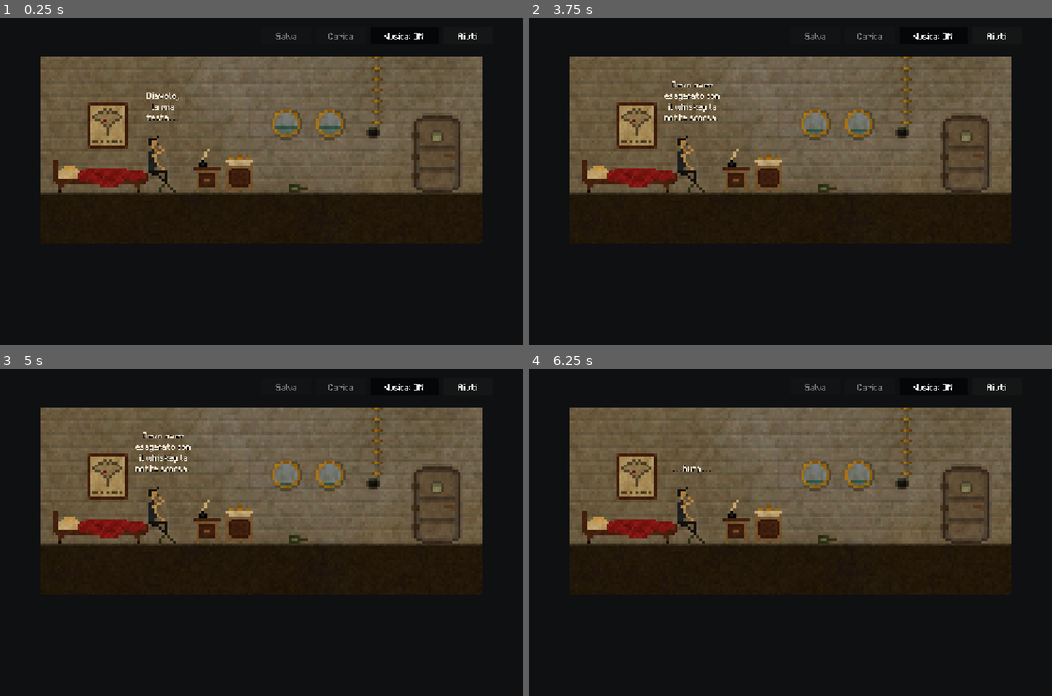
Above: before the commit, frames 1-4 (two rows, left to right).
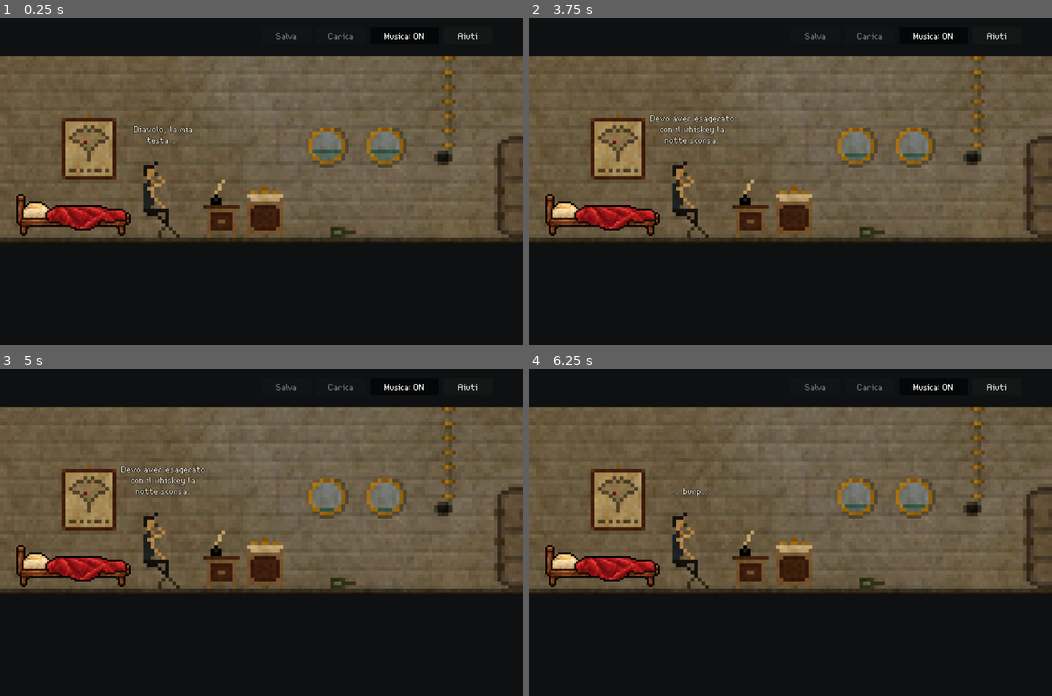
Above: after the commit, the same moments.

Repository: moloclab/1899-steam-and-spirit-godot
Game: Godot game, scene res://scenes/main.tscn
Two runs of this game, one before a commit and one after it. Both use one fixed random seed, a clock stepped at 60 frames per second and the inputs below.
Inputs (mouse positions are in pixels of both pictures, inside the frame that each line leads up to):
- Up to frame 1 (0.25 s): no input
- Up to frame 2 (3.75 s): click "Aiuti" at 0.5 s; click "Torna al gioco" at 1.25 s; click "Musica: ON" at 2 s; click "Musica: OFF" at 2.75 s; tap Enter at 3.5, 3.6 s; move the mouse to (905, 165) at 3.52 s; hold D from 3.53 s (still down); click (905, 165) at 3.67 s
- Up to frame 3 (5 s): tap Space at 4.25 s; move the mouse to (156, 548) at 4.27 s; release D at 4.28 s; tap E at 4.35 s
- Up to frame 4 (6.25 s): tap Enter at 5, 5.85 s; move the mouse to (842, 460) at 5.02 s; hold D from 5.03 s (still down); tap Tab at 5.1 s; tap Space at 5.75 s; move the mouse to (764, 597) at 5.77 s; click (764, 597) at 5.92 s

The runs differ from the first frame. In frame 1, 29% of the frame differs, in the area x 0-100%, y 4-69%; in frame 2, 29%; in frame 3, 29%; in frame 4, 28%.

Commit message:
style: aggiorna sprite e camminata di Churchill, grafica del letto e scala intera delle scene

Diff:
--- a/godot/project.godot
+++ b/godot/project.godot
@@ -16,10 +16,13 @@
 
 [display]
 
+window/size/viewport_width=1152
 window/size/viewport_height=720
 window/size/window_width_override=1152
 window/size/window_height_override=720
 window/stretch/mode="canvas_items"
+; Evita scale frazionarie anche quando la finestra viene ridimensionata.
+window/stretch/scale_mode="integer"
 
 [gui]
 
--- a/godot/scenes/characters/churchill.tscn
+++ b/godot/scenes/characters/churchill.tscn
@@ -1,50 +1,52 @@
 [gd_scene load_steps=15 format=3]
 
-[ext_resource type="Texture2D" path="res://assets/graphics/characters/churchill/churchill_walk.png" id="walk_sheet"]
+; Camminata: 8 fotogrammi da 50x100 pixel a 12 fps, per seguire meglio lo spostamento.
+[ext_resource type="Texture2D" path="res://assets/graphics/characters/churchill/churchill-walk.png" id="walk_sheet"]
 [ext_resource type="Script" path="res://scripts/world/character.gd" id="character"]
-[ext_resource type="Texture2D" path="res://assets/graphics/characters/churchill/churchill_stand.png" id="idle"]
+[ext_resource type="Texture2D" path="res://assets/graphics/characters/churchill/churchill-stand.png" id="idle"]
 ; Pose originali convertite da GIF, mantenendo dimensioni e trasparenza.
 [ext_resource type="Texture2D" path="res://assets/graphics/characters/churchill/churchill_sit.png" id="sit"]
 [ext_resource type="Texture2D" path="res://assets/graphics/characters/churchill/churchill_back.png" id="back"]
 
 [sub_resource type="AtlasTexture" id="walk_0"]
 atlas = ExtResource("walk_sheet")
-region = Rect2(0, 0, 44, 100)
+region = Rect2(0, 0, 50, 100)
 
 [sub_resource type="AtlasTexture" id="walk_1"]
 atlas = ExtResource("walk_sheet")
-region = Rect2(44, 0, 44, 100)
+region = Rect2(50, 0, 50, 100)
 
 [sub_resource type="AtlasTexture" id="walk_2"]
 atlas = ExtResource("walk_sheet")
-region = Rect2(88, 0, 44, 100)
+region = Rect2(100, 0, 50, 100)
 
 [sub_resource type="AtlasTexture" id="walk_3"]
 atlas = ExtResource("walk_sheet")
-region = Rect2(132, 0, 44, 100)
+region = Rect2(150, 0, 50, 100)
 
 [sub_resource type="AtlasTexture" id="walk_4"]
 atlas = ExtResource("walk_sheet")
-region = Rect2(176, 0, 44, 100)
+region = Rect2(200, 0, 50, 100)
 
 [sub_resource type="AtlasTexture" id="walk_5"]
 atlas = ExtResource("walk_sheet")
-region = Rect2(220, 0, 44, 100)
+region = Rect2(250, 0, 50, 100)
 
 [sub_resource type="AtlasTexture" id="walk_6"]
 atlas = ExtResource("walk_sheet")
-region = Rect2(264, 0, 44, 100)
+region = Rect2(300, 0, 50, 100)
 
 [sub_resource type="AtlasTexture" id="walk_7"]
 atlas = ExtResource("walk_sheet")
-region = Rect2(308, 0, 44, 100)
+region = Rect2(350, 0, 50, 100)
 
 [sub_resource type="SpriteFrames" id="frames"]
-animations = [{"frames": [{"duration": 1.0, "texture": SubRe …(392 unchanged characters)… loop": true, "name": &"walk", "speed": 10}, {"frames": [{"duration": 1.0, "textur …(290 unchanged characters)…
+animations = [{"frames": [{"duration": 1.0, "texture": SubRe …(392 unchanged characters)… loop": true, "name": &"walk", "speed": 16}, {"frames": [{"duration": 1.0, "textur …(290 unchanged characters)…
 
 [node name="Churchill" type="AnimatedSprite2D"]
 script = ExtResource("character")
 speaker_key = "common.speaker.churchill"
+speed = 70.0
 centered = false
 z_index = 1
 sprite_frames = SubResource("frames")
--- a/godot/scripts/data/room_definition.gd
+++ b/godot/scripts/data/room_definition.gd
@@ -7,7 +7,8 @@
 @export var width := 648.0
 @export var walk_margin := 24.0
 @export var floor_y := 200.0
-@export var visual_scale := 1.5
+## La scala intera mantiene uniformi i pixel di fondali e personaggi.
+@export var visual_scale := 2.0
 @export var entries: Dictionary[String, float] = {"default": 180.0}
 
 ## Mantiene il centro del personaggio entro la corsia percorribile della stanza.
--- a/godot/scripts/game_ui.gd
+++ b/godot/scripts/game_ui.gd
@@ -18,7 +18,7 @@
 var texts: Texts
 var _localized_controls: Dictionary = {}
 var _speaker_key := "common.speaker.churchill"
-const SPEECH_SIZE := Vector2(100, 100)
+const SPEECH_SIZE := Vector2(200, 100)
 const SPEECH_FONT_SIZE := 32
 var world_panel: Control
 var speaker_label: Label
--- a/godot/scripts/world/room_manager.gd
+++ b/godot/scripts/world/room_manager.gd
@@ -42,7 +42,8 @@
 	var offset: float = (view_width - scaled_width) / 2.0
 	if scaled_width > view_width:
 		offset = clampf(view_width / 2.0 - actor.current_x * definition.visual_scale, view_width - scaled_width, 0)
-	current_room.position = Vector2(offset, 0)
+	# Anche durante lo scorrimento la stanza resta allineata ai pixel dello schermo.
+	current_room.position = Vector2(roundf(offset), 0)
 
 ## Cerca nuovamente il bersaglio all'arrivo: un oggetto nascosto o rimosso non può agire.
 func find_hotspot(hotspot_id: String) -> Hotspot:
Binary file added: godot/assets/graphics/characters/churchill/churchill-stand.png
Not shown, changed: godot/assets/graphics/characters/churchill/churchill-stand.png.import
Binary file added: godot/assets/graphics/characters/churchill/churchill-walk.png
Not shown, changed: godot/assets/graphics/characters/churchill/churchill-walk.png.import
Binary file removed: godot/assets/graphics/characters/churchill/churchill_stand.png
Binary file removed: godot/assets/graphics/characters/churchill/churchill_stand_detailed.png
Binary file removed: godot/assets/graphics/characters/churchill/churchill_walk.png
Binary file added: godot/assets/graphics/ep01_cabin/_bed.png
Not shown, changed: godot/assets/graphics/ep01_cabin/_bed.png.import
Binary file changed: godot/assets/graphics/ep01_cabin/bed.png
